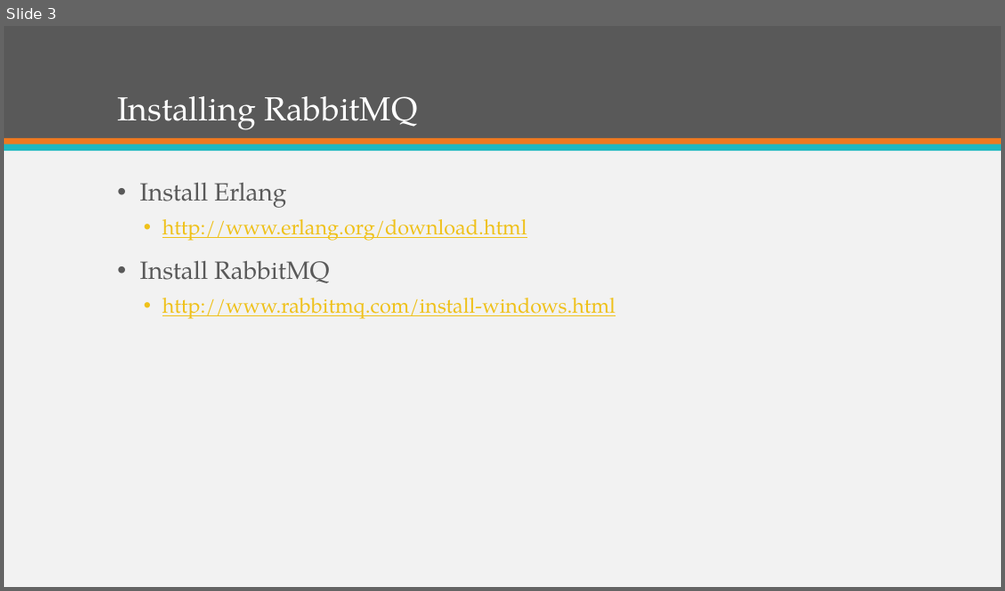
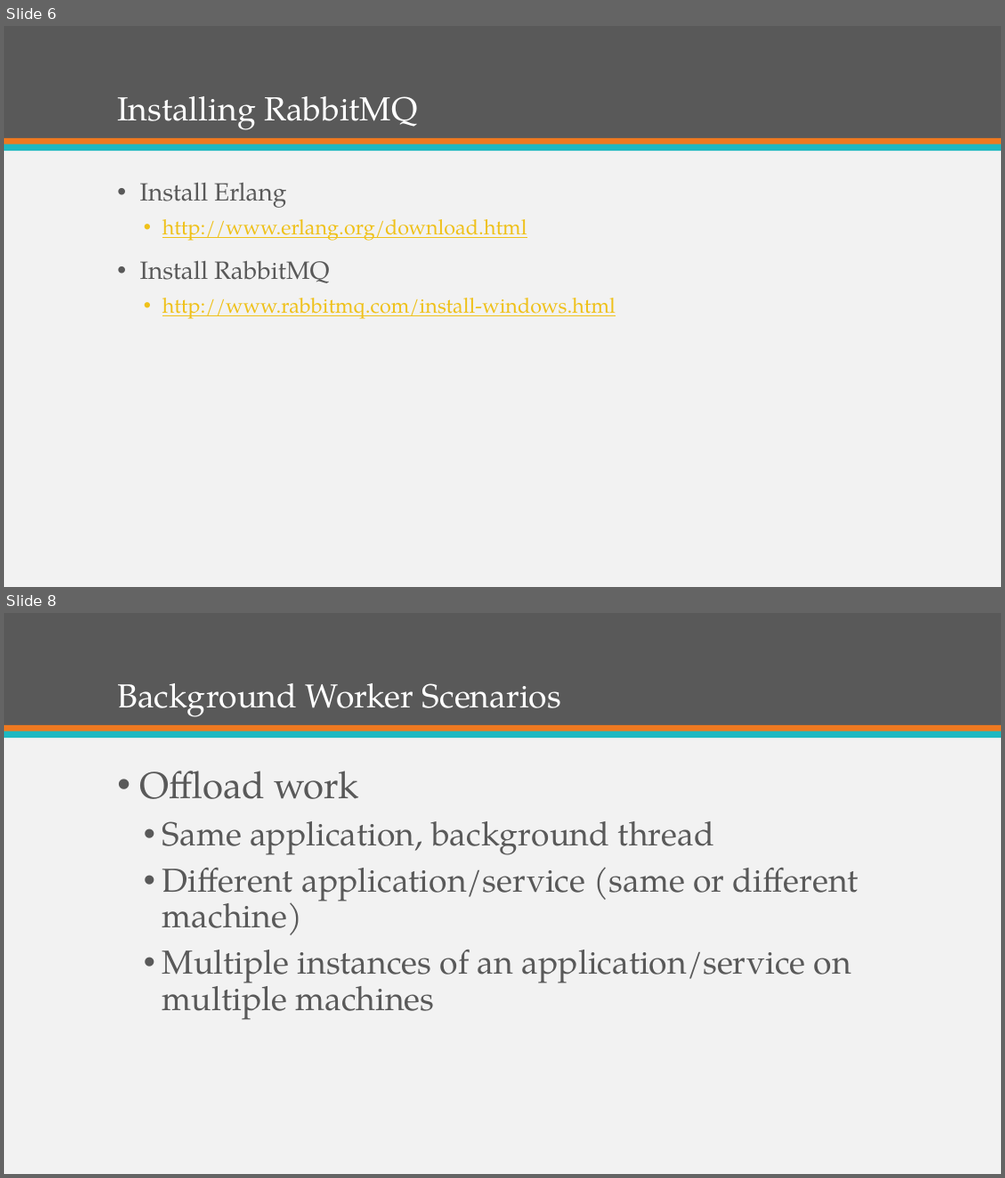
Before and after one commit to ekepes/Presentations, a slide deck: BreakingDownComplexSystemswithRabbitMQ/Breaking Down Complex Systems with RabbitMQ.pptx. Shown one above the other, each under a label of ours: slide 3 before the commit, slides 6 and 8 after it; the slides between them are not shown. The pictures are 1005x591 and 1005x1178 pixels, drawn with LibreOffice and Linux fonts; fonts in the diff are those of the drawing. Boxes give left, top, right and bottom in pixels: in the first picture for what was removed or moved away, otherwise in the second. Text is boxed around its words. In the diff, an @@ line names an element or a change of style, - is before the commit and + after.

```diff
--- a/BreakingDownComplexSystemswithRabbitMQ/Breaking Down Complex Systems with RabbitMQ.pptx
+++ b/BreakingDownComplexSystemswithRabbitMQ/Breaking Down Complex Systems with RabbitMQ.pptx
@@ slide 8 added at bbox=[4, 613, 1001, 1174], background #F2F2F2; not listed: 3 template elements that a slide beside it also shows @@
@@ title added at bbox=[117, 683, 561, 717], 32 pt, text #FFFFFF @@
+Background Worker Scenarios
@@ text added at bbox=[140, 771, 858, 1020], 32 pt, text #595959 @@
+• Offload work
+  • Same application, background thread
+  • Different application/service (same or different machine)
+  • Multiple instances of an application/service on multiple machines
@@ what was slide 3 is now slide 6 @@
```
Also in this commit, not shown: 2 slides changed, 20 other slides added, 16 other files.
